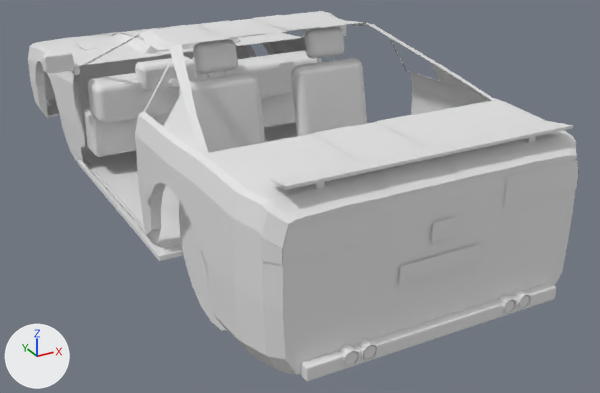
An edit to the OBJ model realweather/src/main/resources/assets/realweather/models/vehicle/coupe/body.obj, drawn before and after from the same camera.
Camera for both pictures: a 50 mm lens placed at (-2.26, -5.13, 2.44), pointed at (0.31, -0.45, 0.1). Every picture has the same lights, and +X, +Y and +Z are marked at lower left. The older version comes first. Materials are left out; every surface is plain grey. Where no turn or scale is listed for an object, it has been applied to the vertices. Vertices at exactly the same position are counted once.

Names of what the first picture shows: 'body'.
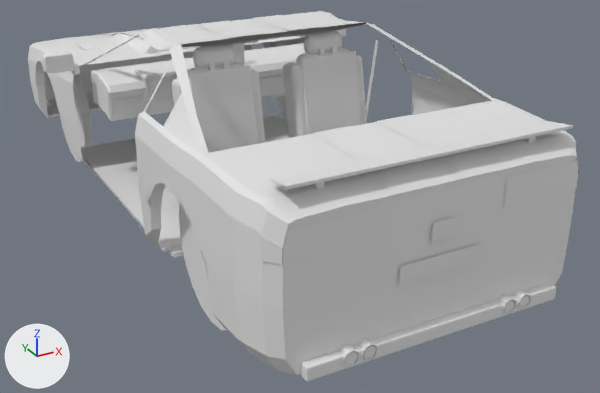
The edits, one by one:
me_body is used by ob_body; location (0.0, 0.0, 0.0).
me_body had 4576 vertices, 3780 faces and spanned x -1.16..1.16, y -2.46..2.44, z -0.06..1.34.
me_body now has 6185 vertices, 5293 faces and spans x -1.16..1.16, y -2.46..2.44, z -0.06..1.34.
me_body part 1: a new loose piece, a box spanning x -0.795..0.795, y 0.032..0.052, z 0.805..0.828.
me_body part 2: a new loose piece, a box spanning x 0.28..0.66, y 0.06..0.08, z 0.67..0.678.
me_body part 3: a new loose piece, a box spanning x -0.835..0.835, y -1.02..0.58, z 0.17..0.2.
me_body part 4: the loose piece of 152 vertices spanning x -0.57..-0.17, y 0.12..0.3, z 0.82..1.0 is scaled about its middle by (1.19, 0.855, 1.2), then moved by (0.0, -0.13, -0.04).
me_body part 5: the loose piece of 152 vertices spanning x -0.89..0.89, y 0.3..0.58, z 0.35..0.64 is scaled about its middle by (0.263, 0.74, 0.0959), then moved by (-0.37, -0.38, 0.48).
me_body part 6: the loose piece of 152 vertices spanning x -0.16..0.16, y 0.18..0.26, z 0.79..0.99 is scaled about its middle by (0.917, 1.84, 2.7), then moved by (0.0, -0.13, -0.31).
me_body part 7: the loose piece of 24 vertices spanning x -0.34..-0.22, y 0.12, z 0.84..0.96 is moved by (-0.19, -0.11, -0.03).
me_body part 8: the loose piece of 24 vertices spanning x -0.53..-0.39, y 0.12, z 0.83..0.97 is scaled about its middle by (0.736, 0.475, 0.736), then moved by (0.19, -0.11, -0.03).
me_body part 9: the loose piece of 152 vertices spanning x -0.87..0.87, y 0.18..0.45, z 0.62..0.89 is rebuilt with 36 vertices and now spans x -0.83..0.83, y 0.01..0.43, z 0.68..0.97.
me_body part 10: 11 loose pieces with 376 vertices, spanning x -0.61..0.61, y -0.75..0.3, z 0.2..1.16, are deleted.
me_body part 11: 4 vertices moved within x -0.48..0.48, y -0.62, z 1.26; 770 vertices removed from x -0.92..0.92, y -1.02..0.73, z 0.17..1.31; 2167 vertices added at x -0.8..0.8, y -0.87..0.38, z 0.19..1.33.
Other edits to the shape of me_body do not show in these pictures.

Location of each change, [x1, y1, x2, y2] in pixels of the pictures (600 x 393 px; the box of a moved part takes in the faces that stretch with it):
part 1 of me_body, added: after [114, 76, 284, 104]
part 2 of me_body, added: after [261, 94, 285, 99]
part 3 of me_body, added: after [168, 246, 184, 258]
part 4 of me_body, moved or reshaped (mostly hidden afterwards): before [135, 56, 197, 91]; after [138, 76, 173, 104]
part 5 of me_body, moved or reshaped: before [82, 94, 296, 157]; after [135, 61, 196, 80]
part 6 of me_body, moved or reshaped (not visible afterwards): before [192, 57, 238, 78]
part 7 of me_body, moved or reshaped: before [175, 68, 192, 81]; after [155, 80, 172, 97]
part 8 of me_body, moved or reshaped (not visible afterwards): before [148, 70, 169, 90]
part 9 of me_body, rebuilt: before [88, 51, 321, 123]; after [91, 43, 306, 121]
part 10 of me_body, deleted (mostly hidden): before [134, 56, 335, 92]
part 11 of me_body, cut back: before [78, 26, 367, 261]; after [114, 11, 379, 196]
